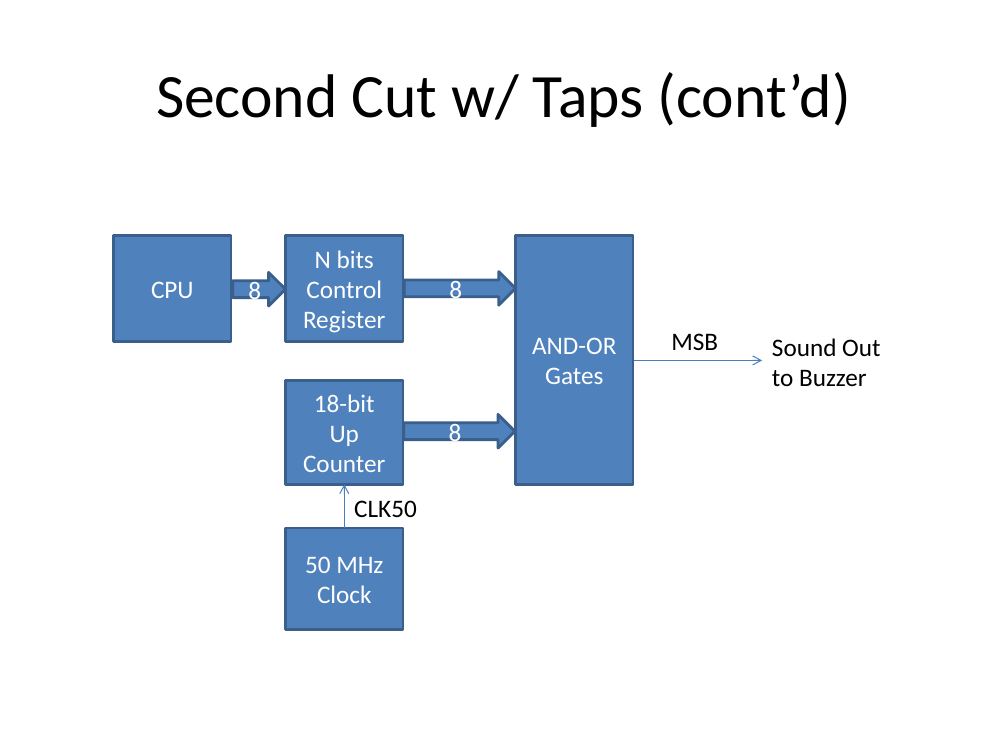
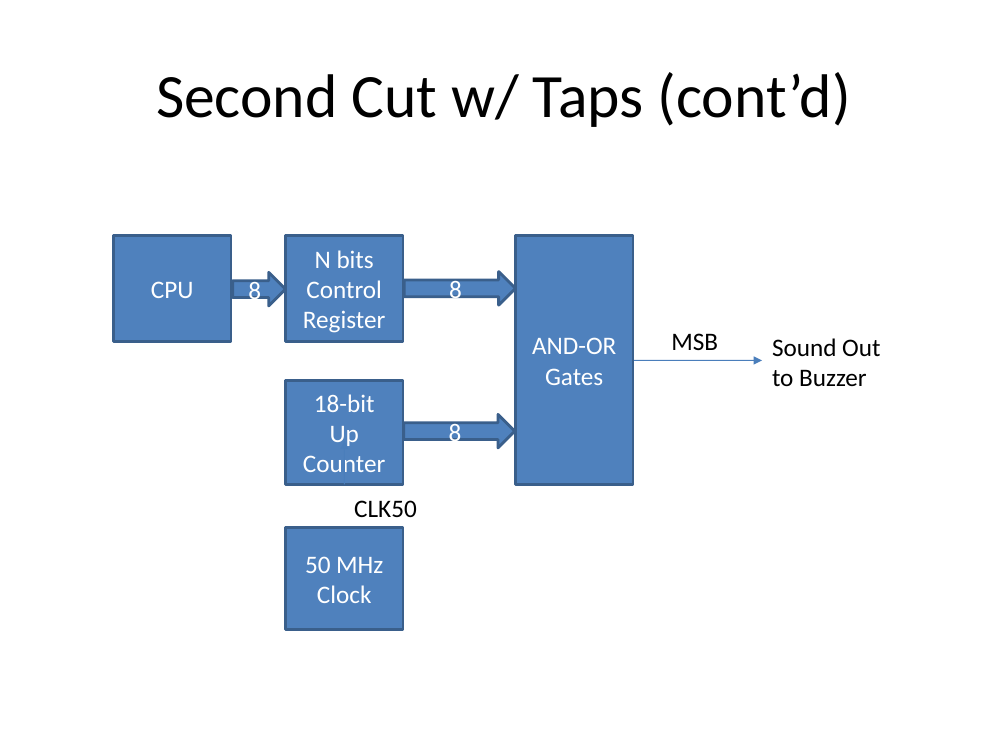
Before and after one commit to douggilliland/MultiComp, a slide deck: slide 13 of MultiComp (VHDL Template)/Components/SoundGen/Documentation/Sound Generator.pptx (slide 6 before the commit). Drawn at 1008x756 pixels with LibreOffice and Linux fonts; fonts in the diff are those of the drawing. Boxes give left, top, right and bottom in pixels: in the first picture for what was removed or moved away, otherwise in the second. Text is boxed around its words. In the diff, an @@ line names an element or a change of style, - is before the commit and + after.

```diff
--- a/MultiComp (VHDL Template)/Components/SoundGen/Documentation/Sound Generator.pptx
+++ b/MultiComp (VHDL Template)/Components/SoundGen/Documentation/Sound Generator.pptx
@@ arrow removed from (631, 361) to (762, 361) @@
@@ freeform shape added at [631, 361, 762, 361], outline #4A7EBB 0.75 pt @@
@@ arrow removed from (345, 528) to (345, 485) @@
```
Also in this commit, not shown: 20 other slides changed, 9 slides added, 39 other files.
